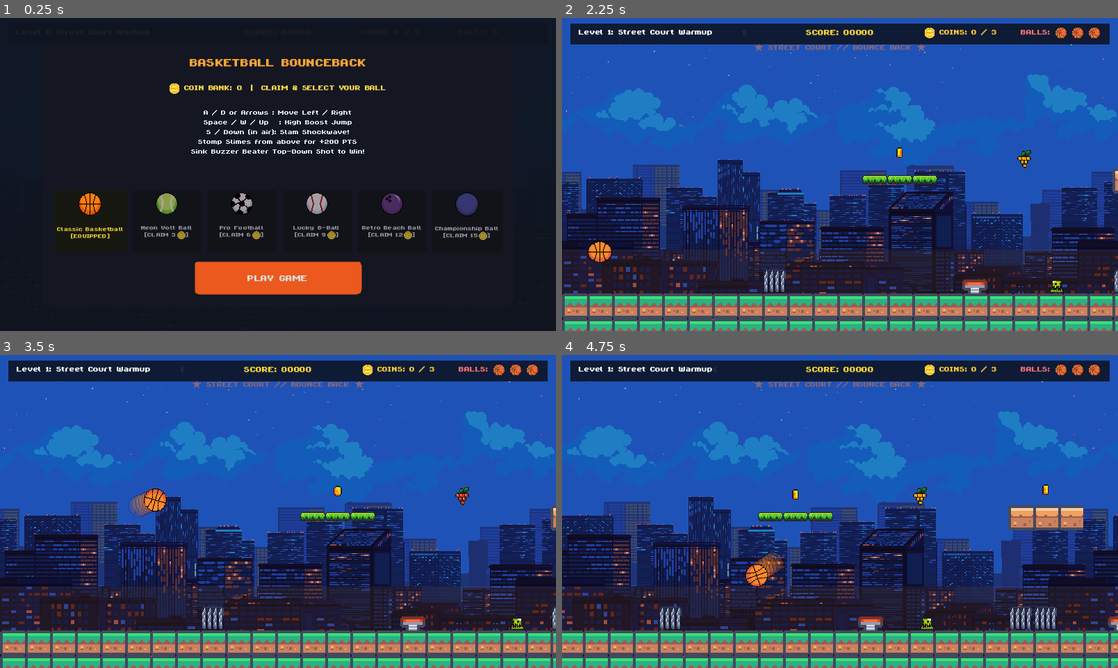
Above: before the commit, frames 1-4 (two rows, left to right).
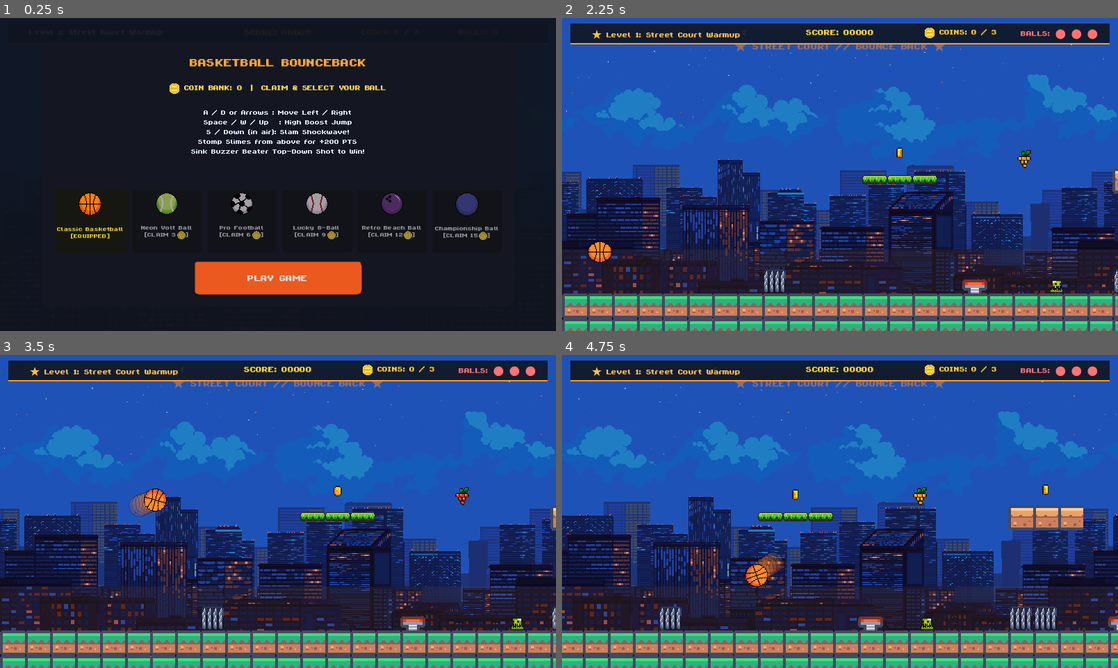
Above: after the commit, the same moments.

Repository: rushia407/Basket-bounce
Game: Godot game, scene res://scenes/Main.tscn
Same seed, same stepped clock (60 frames per second), same inputs: the game is played once before the commit and once after it. Sound files missing from this copy of the repository are replaced by a short silence.
Inputs:
- Up to frame 1 (0.25 s): no input
- Up to frame 2 (2.25 s): click "Classic Basketball [EQUIPPED]" at 0.5 s; click "Classic Basketball [EQUIPPED]" at 1.25 s; click "PLAY GAME" at 2 s
- Up to frame 3 (3.5 s): hold D (move_right) from 2.78 s (still down); tap Space (jump) at 3.02 s
- Up to frame 4 (4.75 s): tap Space (jump) at 3.77 s; release D (move_right) at 4.28 s; hold A (move_left) from 4.28 s (still down)

The runs differ from the first frame. In frame 2, 1.5% of the frame differs, in the area x 1-99%, y 3-11%; in frame 3, 1.5%; in frame 4, 1.5%.

Commit message:
Add Space UI and background in Level 2 with unique per-level theme HUDs

Diff:
--- a/project.godot
+++ b/project.godot
@@ -23,9 +23,9 @@
 
 window/size/viewport_width=800
 window/size/viewport_height=450
+window/size/initial_position_type=2
 window/size/window_width_override=1280
 window/size/window_height_override=720
-window/size/initial_position_type=2
 window/stretch/mode="canvas_items"
 window/stretch/aspect="keep"
 
--- a/scenes/Main.tscn
+++ b/scenes/Main.tscn
@@ -58,9 +58,29 @@
 grow_horizontal = 2
 color = Color(0.05, 0.07, 0.12, 0.85)
 
+[node name="TopBarBorder" type="ColorRect" parent="HUD/GameHUD/TopBar"]
+layout_mode = 1
+anchors_preset = 12
+anchor_top = 1.0
+anchor_right = 1.0
+anchor_bottom = 1.0
+offset_top = -2.0
+grow_horizontal = 2
+grow_vertical = 0
+color = Color(1, 0.6, 0.2, 1)
+
+[node name="ThemeIcon" type="TextureRect" parent="HUD/GameHUD"]
+layout_mode = 0
+offset_left = 18.0
+offset_top = 12.0
+offset_right = 38.0
+offset_bottom = 32.0
+expand_mode = 1
+stretch_mode = 5
+
 [node name="LabelLevel" type="Label" parent="HUD/GameHUD"]
 layout_mode = 0
-offset_left = 24.0
+offset_left = 42.0
 offset_top = 13.0
 offset_right = 320.0
 offset_bottom = 35.0
--- a/scripts/Background.gd
+++ b/scripts/Background.gd
@@ -24,7 +24,7 @@
 	layers.clear()
 
 	if theme == "space":
-		watermark_text = "✦ ORBITAL ARENA // SPACE FINALS ✦"
+		watermark_text = "✦ COSMIC SPACE // ZERO GRAVITY JAM ✦"
 		var space_files = [
 			"parallax-space-backgound.png",
 			"parallax-space-stars.png",
@@ -34,6 +34,14 @@
 		]
 		for fname in space_files:
 			var path = "res://assets/backgrounds/space/" + fname
+			if ResourceLoader.exists(path):
+				var tex = load(path) as Texture2D
+				if tex:
+					layers.append(tex)
+	elif theme == "arena":
+		watermark_text = "⚡ CYBER ARENA // FINALS CLUTCH ⚡"
+		for i in range(1, 8):
+			var path = "res://assets/backgrounds/city7/%d.png" % i
 			if ResourceLoader.exists(path):
 				var tex = load(path) as Texture2D
 				if tex:
@@ -112,20 +120,22 @@
 		var text_color: Color
 		match theme:
 			"space":
-				text_color = Color(0.4, 0.8, 1.0, 0.45) # Soft cyber cyan
+				text_color = Color(0.35, 0.9, 1.0, 0.55) # Glowing nebula cyan
+			"arena":
+				text_color = Color(1.0, 0.25, 0.65, 0.55) # Cyber neon pink
 			"rooftop":
-				text_color = Color(1.0, 0.85, 0.3, 0.45) # Warm sunset amber
+				text_color = Color(1.0, 0.85, 0.3, 0.5) # Warm sunset amber
 			_:
-				text_color = Color(1.0, 0.5, 0.2, 0.45) # Street court orange
+				text_color = Color(1.0, 0.55, 0.2, 0.5) # Street court orange
 
 		# Draw subtle clean stage banner at the top sky
 		draw_string(
 			font,
-			Vector2(W * 0.5 - 180.0, 48.0),
+			Vector2(W * 0.5 - 220.0, 48.0),
 			watermark_text,
 			HORIZONTAL_ALIGNMENT_CENTER,
-			360.0,
-			18,
+			440.0,
+			22,
 			text_color
 		)
 
@@ -133,7 +143,9 @@
 	var glow_c: Color
 	match theme:
 		"space":
-			glow_c = Color(0.1, 0.4, 0.9, 0.06)
+			glow_c = Color(0.05, 0.3, 0.85, 0.08)
+		"arena":
+			glow_c = Color(0.9, 0.1, 0.55, 0.08)
 		"rooftop":
 			glow_c = Color(0.8, 0.3, 0.6, 0.07)
 		_:
--- a/scripts/Game.gd
+++ b/scripts/Game.gd
@@ -24,6 +24,9 @@
 @onready var hud: CanvasLayer = $HUD
 
 # HUD Nodes
+@onready var top_bar: ColorRect = $HUD/GameHUD/TopBar
+@onready var top_bar_border: ColorRect = $HUD/GameHUD/TopBar/TopBarBorder
+@onready var theme_icon: TextureRect = $HUD/GameHUD/ThemeIcon
 @onready var label_level: Label = $HUD/GameHUD/LabelLevel
 @onready var label_score: Label = $HUD/GameHUD/LabelScore
 @onready var label_stars: Label = $HUD/GameHUD/LabelStars
@@ -72,6 +75,7 @@
 	level_container.build_level(current_level_idx)
 	if background:
 		background.theme = level_container.level_theme
+	_apply_level_ui_theme(level_container.level_theme)
 
 	current_state = State.PLAYING
 	menu_screen.visible = false
@@ -134,10 +138,13 @@
 	ball.deactivate()
 	label_victory_score.text = "Final Score: %d PTS\nCoins Banked: %d 🪙" % [score, total_coins]
 	if current_level_idx >= Level.LEVELS_DATA.size() - 1:
-		label_victory_title.text = "TOURNAMENT CHAMPION!"
+		label_victory_title.text = "CYBER TOURNAMENT CHAMPION!"
 		btn_next_level.text = "MAIN MENU"
-	else:
-		label_victory_title.text = "CHAMPIONSHIP SWISH!"
+	elif current_level_idx == 1:
+		label_victory_title.text = "ORBITAL SPACE JAM COMPLETE!"
+		btn_next_level.text = "NEXT LEVEL"
+	else:
+		label_victory_title.text = "STREET COURT CHAMPION!"
 		btn_next_level.text = "NEXT LEVEL"
 	victory_screen.visible = true
 
@@ -165,14 +172,75 @@
 func add_screen_shake(amt: float) -> void:
 	screen_shake = maxf(screen_shake, amt)
 
+func _apply_level_ui_theme(theme_name: String) -> void:
+	if not top_bar:
+		return
+	match theme_name:
+		"space":
+			top_bar.color = Color(0.02, 0.04, 0.16, 0.92) # Deep cosmic void
+			if top_bar_border:
+				top_bar_border.color = Color(0.15, 0.85, 1.0, 1.0) # Pulsar cyan border
+			label_level.add_theme_color_override("font_color", Color(0.35, 0.95, 1.0, 1.0))
+			label_score.add_theme_color_override("font_color", Color(0.85, 0.95, 1.0, 1.0))
+			label_stars.add_theme_color_override("font_color", Color(1.0, 0.95, 0.45, 1.0))
+			label_attempts.add_theme_color_override("font_color", Color(0.35, 0.85, 1.0, 1.0))
+			if theme_icon:
+				var path = "res://assets/sprites/space/prop-planet-small.png"
+				if ResourceLoader.exists(path):
+					theme_icon.texture = load(path)
+					theme_icon.visible = true
+				else:
+					theme_icon.visible = false
+
+		"arena":
+			top_bar.color = Color(0.12, 0.03, 0.15, 0.92) # Cyber obsidian dark
+			if top_bar_border:
+				top_bar_border.color = Color(1.0, 0.15, 0.6, 1.0) # Laser magenta border
+			label_level.add_theme_color_override("font_color", Color(1.0, 0.35, 0.75, 1.0))
+			label_score.add_theme_color_override("font_color", Color(1.0, 0.92, 0.25, 1.0))
+			label_stars.add_theme_color_override("font_color", Color(1.0, 0.8, 0.2, 1.0))
+			label_attempts.add_theme_color_override("font_color", Color(1.0, 0.4, 0.7, 1.0))
+			if theme_icon:
+				theme_icon.visible = false
+
+		_: # "street" / default
+			top_bar.color = Color(0.06, 0.08, 0.12, 0.88) # Street asphalt
+			if top_bar_border:
+				top_bar_border.color = Color(1.0, 0.6, 0.15, 1.0) # Warm street amber border
+			label_level.add_theme_color_override("font_color", Color(1.0, 0.75, 0.3, 1.0))
+			label_score.add_theme_color_override("font_color", Color(1.0, 0.85, 0.2, 1.0))
+			label_stars.add_theme_color_override("font_color", Color(1.0, 0.8, 0.2, 1.0))
+			label_attempts.add_theme_color_override("font_color", Color(1.0, 0.45, 0.45, 1.0))
+			if theme_icon:
+				theme_icon.visible = false
+
 func _update_hud() -> void:
-	label_level.text = level_container.level_name
-	label_score.text = "SCORE: %05d" % score
-	label_stars.text = "🪙 COINS: %d / %d" % [stars_collected, level_container.total_stars]
-	var balls_str = ""
-	for i in range(attempts):
-		balls_str += "🏀 "
-	label_attempts.text = "BALLS: %s" % balls_str.strip_edges()
+	var th = level_container.level_theme if level_container else "street"
+	match th:
+		"space":
+			label_level.text = "✦ %s ✦" % level_container.level_name
+			label_score.text = "STAR PTS: %05d" % score
+			label_stars.text = "⭐ STARDUST: %d / %d" % [stars_collected, level_container.total_stars]
+			var balls_str = ""
+			for i in range(attempts):
+				balls_str += "● "
+			label_attempts.text = "PROBES: %s" % balls_str.strip_edges()
+		"arena":
+			label_level.text = "⚡ %s ⚡" % level_container.level_name
+			label_score.text = "ARENA PTS: %05d" % score
+			label_stars.text = "🏆 TROPHIES: %d / %d" % [stars_collected, level_container.total_stars]
+			var balls_str = ""
+			for i in range(attempts):
+				balls_str += "▲ "
+			label_attempts.text = "CHARGES: %s" % balls_str.strip_edges()
+		_:
+			label_level.text = "★ %s" % level_container.level_name
+			label_score.text = "SCORE: %05d" % score
+			label_stars.text = "🪙 COINS: %d / %d" % [stars_collected, level_container.total_stars]
+			var balls_str = ""
+			for i in range(attempts):
+				balls_str += "● "
+			label_attempts.text = "BALLS: %s" % balls_str.strip_edges()
 
 # --- Ball Shop / Claim System with Real Ball Icons ---
 func _update_skin_buttons() -> void:
--- a/scripts/Level.gd
+++ b/scripts/Level.gd
@@ -49,10 +49,10 @@
 			[2,2,2,2,2,2,2,2,2,2,2,2,2,2,2,2,2,2,2,2,2,2,2,2,2,2,2,2,2,2,2,2,2,2,2,2,2,2,2,2,2,2,2,2,2,2,2,2]
 		]
 	},
-	# LEVEL 2: Rooftop Jam (City 5 Sunset/Twilight)
+	# LEVEL 2: Cosmic Space Jam (Space bgs Background)
 	{
-		"name": "Level 2: Rooftop Jam",
-		"theme": "rooftop",
+		"name": "Level 2: Cosmic Space Jam",
+		"theme": "space",
 		"map": [
 			[6,6,6,0,0,0,0,0,0,0,0,0,0,0,0,0,0,0,0,0,0,0,0,0,0,0,0,0,0,0,0,0,0,0,0,0,0,0,0,0,0,0,0,0,0,0,0,0,0,0,0,0],
 			[0,0,0,0,0,0,0,0,0,0,0,0,0,0,0,0,0,0,0,0,0,0,0,0,0,0,0,0,0,0,0,0,0,0,0,0,0,0,0,0,0,0,0,0,0,0,0,0,0,0,0,0],
@@ -73,10 +73,10 @@
 			{"x": 27 * 36, "y": 9 * 36, "rangeX": 0.0, "rangeY": 40.0, "speed": 1.5, "width": 2}
 		]
 	},
-	# LEVEL 3: Orbital Space Finals (Space Nebula & Planets Background!)
+	# LEVEL 3: Cyber Championship Arena (City 7 Neon Cyber Arena Background)
 	{
-		"name": "Level 3: Orbital Space Jam",
-		"theme": "space",
+		"name": "Level 3: Cyber Championship Arena",
+		"theme": "arena",
 		"map": [
 			[6,6,0,0,0,0,0,0,0,0,0,0,0,0,0,0,0,0,0,0,0,0,0,0,0,0,0,0,0,0,0,0,0,0,0,0,0,0,0,0,0,0,0,0,0,0,0,0,0,0,0,0,0,0,0,0],
 			[0,0,0,0,0,0,0,0,0,0,0,0,0,0,0,0,0,0,0,0,0,0,0,0,0,0,0,0,0,0,0,0,0,0,0,0,0,0,0,0,0,0,0,0,0,0,0,0,0,0,0,0,0,0,0,0],
Binary file added: assets/sprites/space/asteroid-1.png
Not shown, added: assets/sprites/space/asteroid-1.png.import
Binary file added: assets/sprites/space/asteroid-2.png
Not shown, added: assets/sprites/space/asteroid-2.png.import
Binary file added: assets/sprites/space/blue-back.png
Not shown, added: assets/sprites/space/blue-back.png.import
Binary file added: assets/sprites/space/blue-stars.png
Not shown, added: assets/sprites/space/blue-stars.png.import
Binary file added: assets/sprites/space/blue-with-stars.png
Not shown, added: assets/sprites/space/blue-with-stars.png.import
Binary file added: assets/sprites/space/prop-planet-big.png
Not shown, added: assets/sprites/space/prop-planet-big.png.import
(and 2 more such lines)
